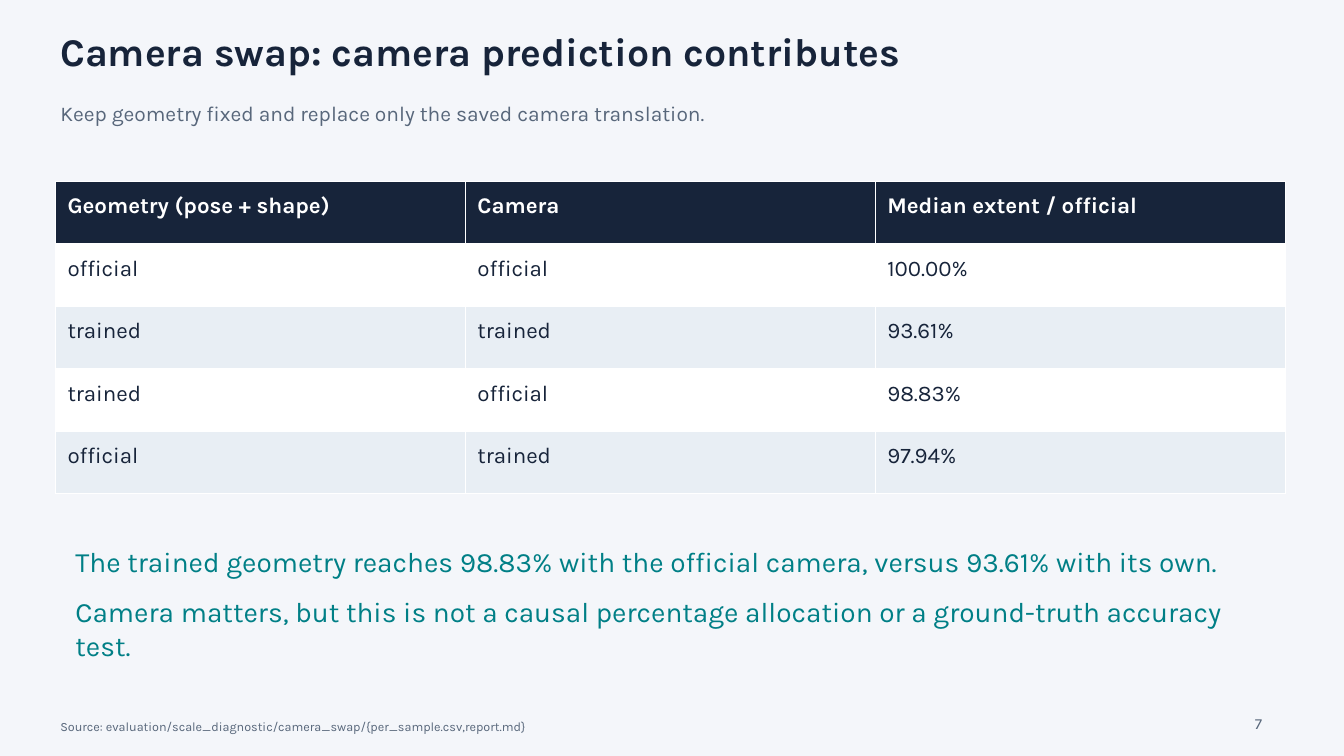
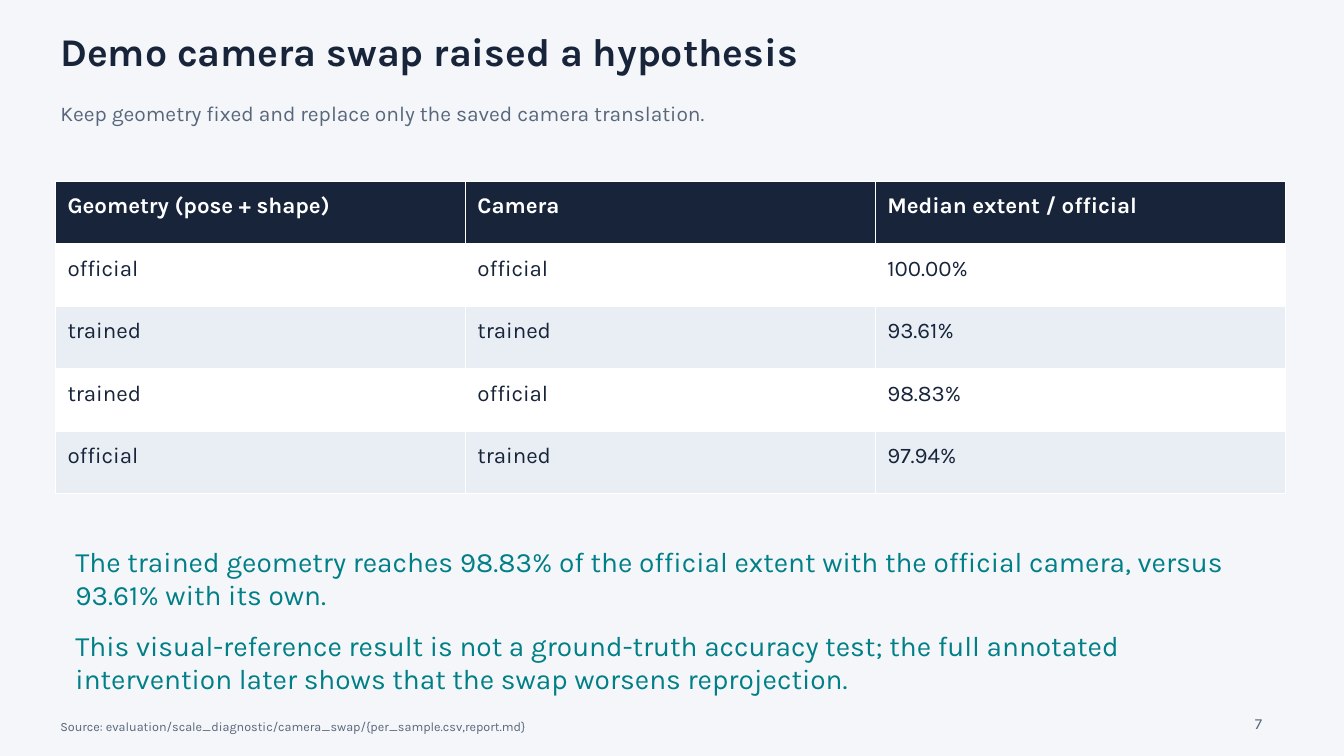
Before and after one commit to choppa129/WiLoR, a slide deck: slide 7 of reports/wilor_experiment_review/WiLoR_experiments_and_scale_diagnosis.pptx. Drawn at 1344x756 pixels with LibreOffice and Linux fonts; fonts in the diff are those of the drawing. Boxes give left, top, right and bottom in pixels: in the first picture for what was removed or moved away, otherwise in the second. Text is boxed around its words. In the diff, an @@ line names an element or a change of style, - is before the commit and + after.

```diff
--- a/reports/wilor_experiment_review/WiLoR_experiments_and_scale_diagnosis.pptx
+++ b/reports/wilor_experiment_review/WiLoR_experiments_and_scale_diagnosis.pptx
@@ text at <box>60,38,798,76</box>: text changed @@
-Camera swap: camera prediction contributes
+Demo camera swap raised a hypothesis
@@ text at <box>75,552,1223,696</box>: text changed @@
-The trained geometry reaches 98.83% with the official camera, versus 93.61% with its own.
-Camera matters, but this is not a causal percentage allocation or a ground-truth accuracy test.
+The trained geometry reaches 98.83% of the official extent with the official camera, versus 93.61% with its own.
+This visual-reference result is not a ground-truth accuracy test; the full annotated intervention later shows that the swap worsens reprojection.
```
Also in this commit, not shown: 3 other slides changed, 5 slides added, 1 slide removed.
